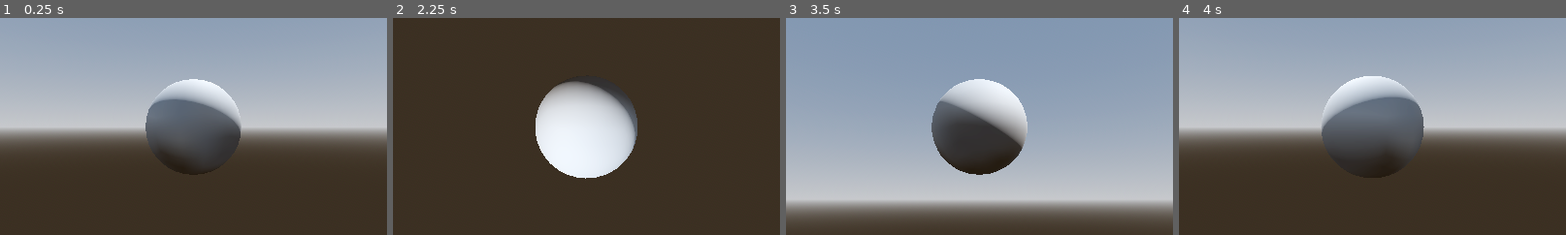
Above: before the commit, frames 1-4 (left to right).
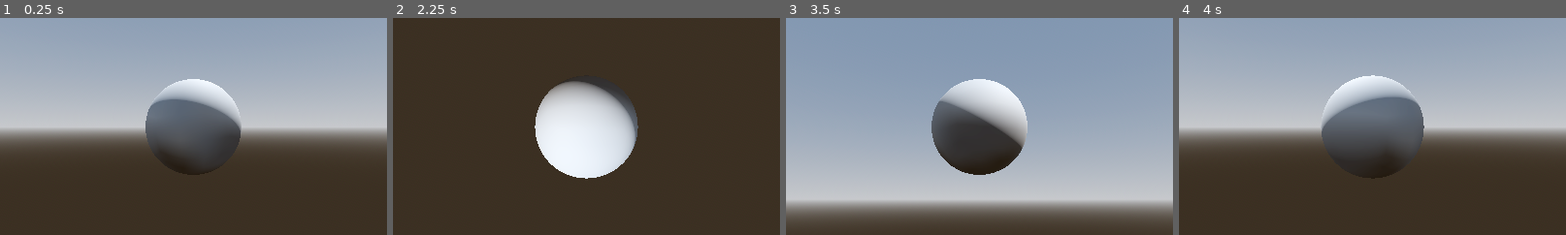
Above: after the commit, the same moments.

Repository: Shirtsy/mesh-tests
Game: Godot game, scene res://scenes/mesh_test_1/mesh_test_1.tscn
Two runs of this game, one before a commit and one after it. Both use one fixed random seed, a clock stepped at 60 frames per second and the inputs below.
Inputs (mouse positions are % of the whole screen's width and height, from its top left):
- Up to frame 1 (0.25 s): no input
- Up to frame 2 (2.25 s): tap Enter at 0.5 s; move the mouse to (72, 45) at 0.52 s; hold D (right) 0.53-1.28 s; click (72, 45) at 0.6 s; move the mouse to (30, 55) at 1.27 s; hold S (down) 1.28-2.03 s; right-click (30, 55) at 1.35 s; move the mouse to (60, 28) at 2.02 s; hold D (right) from 2.03 s (still down); click (60, 28) at 2.1 s
- Up to frame 3 (3.5 s): move the mouse to (45, 70) at 2.77 s; release D (right) at 2.78 s; hold W (up) from 2.78 s (still down); right-click (45, 70) at 2.85 s
- Up to frame 4 (4 s): move the mouse to (80, 65) at 3.52 s; release W (up) at 3.53 s; hold A (left) from 3.53 s (still down); click (80, 65) at 3.6 s
The pictures show only the part of the screen within x 25-75%, y 25-75%; the shares and areas given below are measured in that part.

The runs differ from the first frame. In frame 1, less than 0.1% of the frame differs, in the area x 37-62%, y 28-73%; in frame 2, less than 0.1%; in frame 3, less than 0.1%, in the area x 37-63%, y 28-73%; in frame 4, less than 0.1%.

Commit message:
Update mesh_test_1.tscn

Diff:
--- a/scenes/mesh_test_1/mesh_test_1.tscn
+++ b/scenes/mesh_test_1/mesh_test_1.tscn
@@ -33,7 +33,7 @@
 script = ExtResource("1_ckogf")
 enabled = true
 radius = 0.5
-subdivisions = 10
+subdivisions = 20
 
 [node name="CameraPivot" type="Node3D" parent="."]
 script = ExtResource("2_hhcjo")
